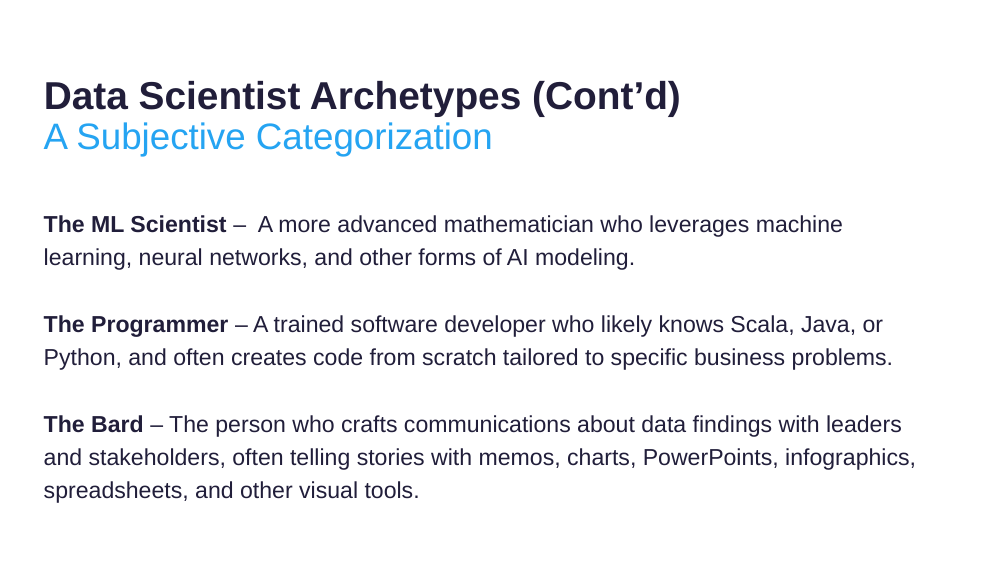
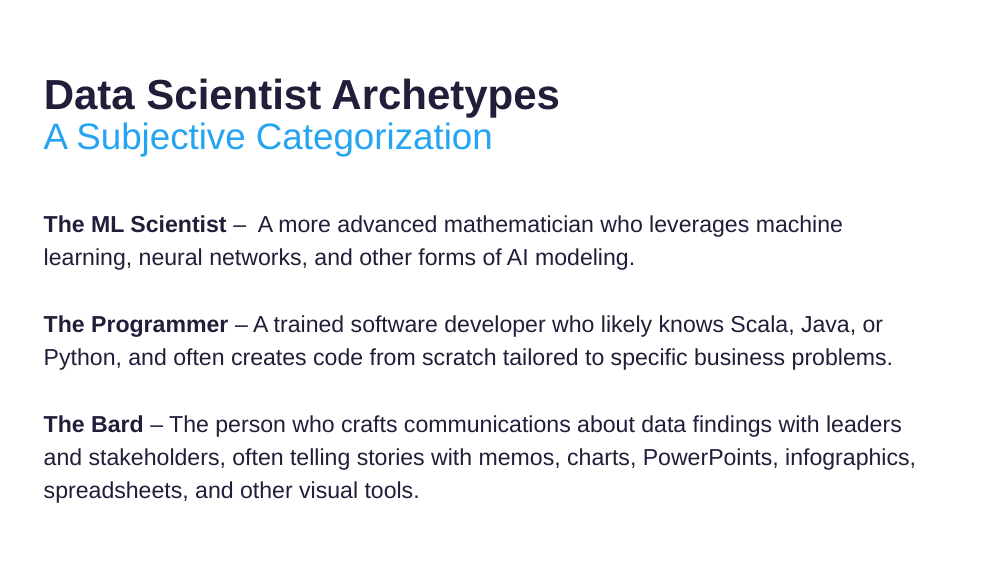
Before and after one commit to thomasnield/kotlinconf-datascience-talk, a slide deck: slide 9 of kotlin_for_data_science.pptx. Drawn at 1008x567 pixels with LibreOffice and Linux fonts; fonts in the diff are those of the drawing; background and template pictures are left out. Boxes give left, top, right and bottom in pixels: in the first picture for what was removed or moved away, otherwise in the second. Text is boxed around its words. In the diff, an @@ line names an element or a change of style, - is before the commit and + after.

```diff
--- a/kotlin_for_data_science.pptx
+++ b/kotlin_for_data_science.pptx
@@ text at (44,78,560,117): text changed; size 74 to 80 pt @@
-Data Scientist Archetypes (Cont’d)
+Data Scientist Archetypes
```
Also in this commit, not shown: 15 other slides changed.
